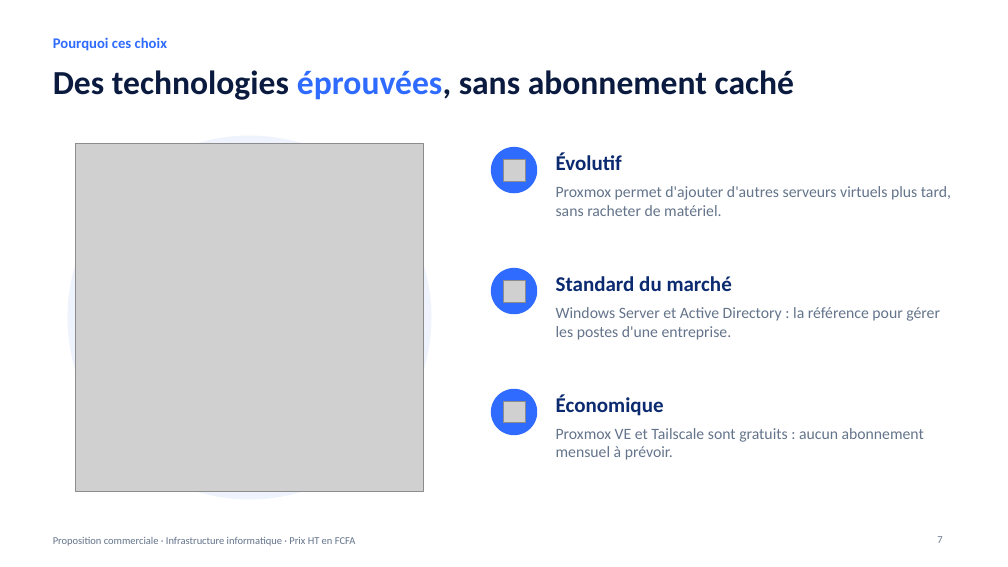
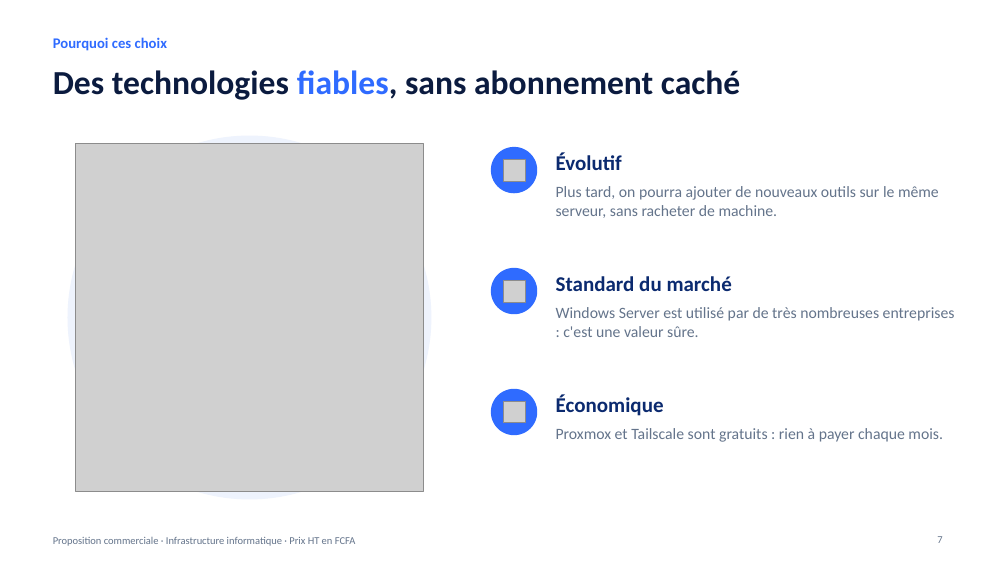
Before and after one commit to meledjearmel/others-documents, a slide deck: slide 7 of proposition-serveur/Proposition_Serveur_Proxmox_WindowsServer.pptx. Drawn at 1008x567 pixels with LibreOffice and Linux fonts; fonts in the diff are those of the drawing; grey boxes stand for pictures; background and template pictures are left out. Boxes give left, top, right and bottom in pixels: in the first picture for what was removed or moved away, otherwise in the second. Text is boxed around its words. In the diff, an @@ line names an element or a change of style, - is before the commit and + after.

```diff
--- a/proposition-serveur/Proposition_Serveur_Proxmox_WindowsServer.pptx
+++ b/proposition-serveur/Proposition_Serveur_Proxmox_WindowsServer.pptx
@@ title at [53,70,740,100]: text changed @@
-Des technologies éprouvées, sans abonnement caché
+Des technologies fiables, sans abonnement caché
@@ text at [556,186,939,218]: text changed @@
-Proxmox permet d'ajouter d'autres serveurs virtuels plus tard, sans racheter de matériel.
+Plus tard, on pourra ajouter de nouveaux outils sur le même serveur, sans racheter de machine.
@@ text at [556,307,955,337]: text changed @@
-Windows Server et Active Directory : la référence pour gérer les postes d'une entreprise.
+Windows Server est utilisé par de très nombreuses entreprises : c'est une valeur sûre.
@@ text at [556,428,943,442]: text changed @@
-Proxmox VE et Tailscale sont gratuits : aucun abonnement mensuel à prévoir.
+Proxmox et Tailscale sont gratuits : rien à payer chaque mois.
```
Also in this commit, not shown: 12 other slides changed, 1 slide added, 1 other file.
